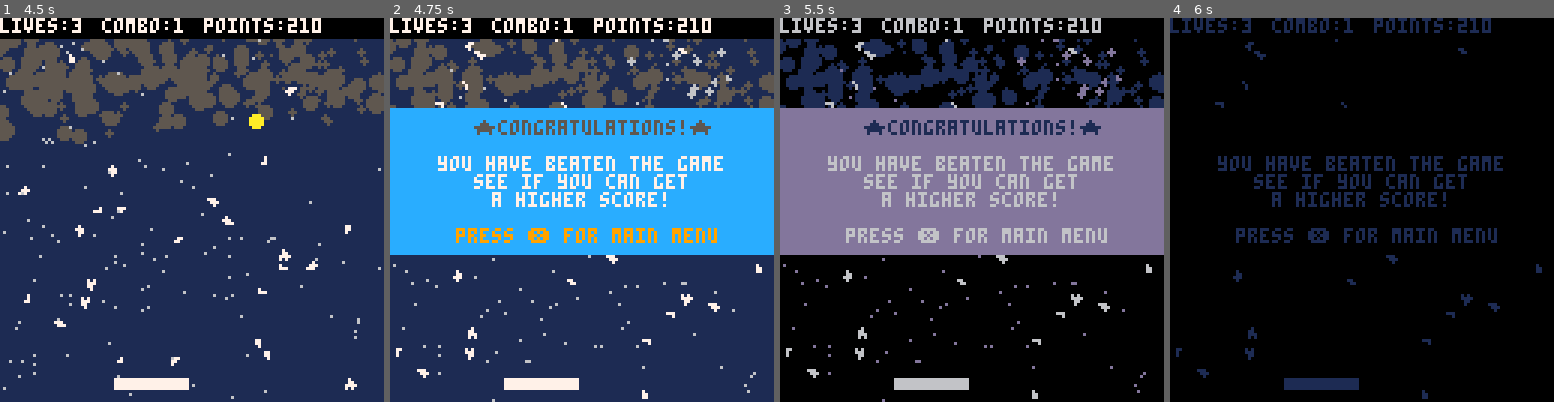
Above: before the commit, frames 1-4 (left to right).
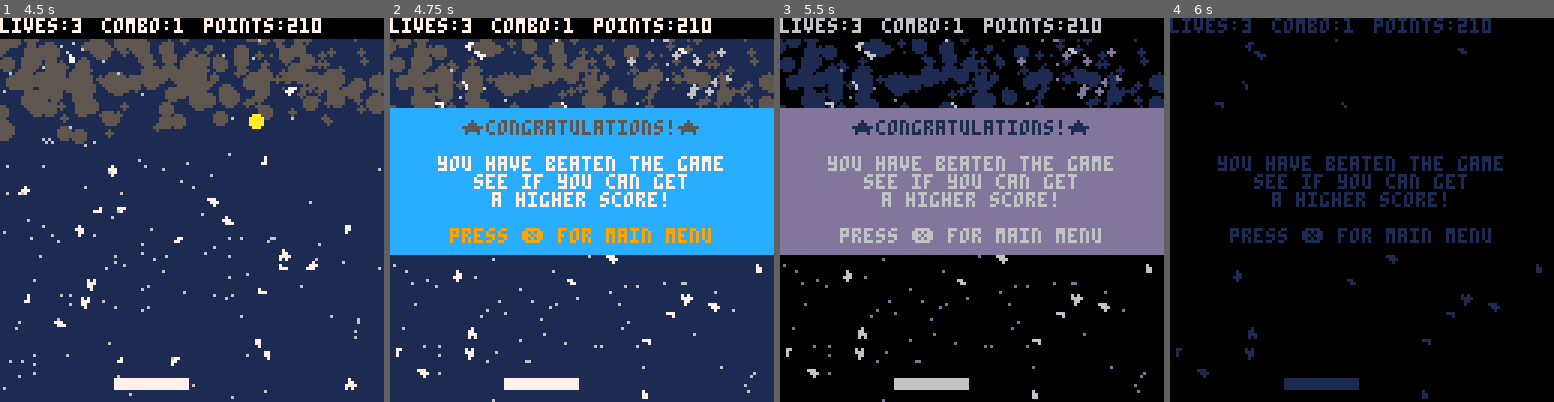
Above: after the commit, the same moments.

Repository: CaseyNord/Pico-8-Hero
Game: PICO-8 cartridge mybreakout.p8
Two runs of this game, one before a commit and one after it. Both use one fixed random seed, a clock stepped at 60 frames per second and the inputs below.
Inputs:
- Up to frame 1 (4.5 s): tap X (X key) at 0.33, 1.07, 1.85, 2.97, 4.08 s; tap O (Z key) at 0.7, 1.7, 2.1, 2.5, 2.9, 3.3, 3.7, 4.1 s; hold Right 1.6-2.1 s; hold Up 2.15-2.42 s; hold Right 2.47-3.03 s; hold Left 3.08-3.58 s; hold Down 3.63-3.97 s; hold Right from 4.02 s (still down)
- Up to frame 2 (4.75 s): tap O (Z key) at 4.5 s; release Right at 4.68 s; hold Up from 4.73 s (still down)
- Up to frame 3 (5.5 s): tap O (Z key) at 4.9, 5.3 s; release Up at 5.03 s; hold Left from 5.08 s (still down); tap X (X key) at 5.2 s
- Up to frame 4 (6 s): release Left at 5.68 s; tap O (Z key) at 5.7 s; hold Down from 5.73 s (still down)

Frame 1 is identical in both runs. In frame 2, 2.0% of the frame differs, in the area x 15-86%, y 26-59%; in frame 3, 2.0%; in frame 4, 1.1%.

Commit message:
refactoring high score code; fixing cprint()

Diff:
--- a/mybreakout.p8
+++ b/mybreakout.p8
@@ -74,10 +74,10 @@
 	high_score_x=128
 	high_score_dx=128
 	log_high_score=false
-	initial_confirm=false
+	confirm_initials=false
 
 	initials={1,1,1}
-	initial_select=0
+	select_initial=0
 
 	level={
 		--x = empty space
@@ -317,54 +317,54 @@
 		if log_high_score then -- show high score interface
 			if btnp(0) then --move cursor left
 				sfx(17)
-				if initial_confirm then
+				if confirm_initials then
 					sfx(19)
-					initial_confirm=false
+					confirm_initials=false
 				end
-				initial_select-=1
-				if initial_select<1 then
-					initial_select=3 --todo: initial_select can be initial_index?
+				select_initial-=1
+				if select_initial<1 then
+					select_initial=3 --todo: select_initial can be initial_index?
 				end
 			end
 			if btnp(1) then --move cursor right
 				sfx(17)
-				if initial_confirm then
+				if confirm_initials then
 					sfx(19)
-					initial_confirm=false
+					confirm_initials=false
 				end
-				initial_select+=1
-				if initial_select>3 then
-					initial_select=1
+				select_initial+=1
+				if select_initial>3 then
+					select_initial=1
 				end
 			end
 			if btnp(2) then -- advance chars backward
 				sfx(16)
-				if initial_confirm then
+				if confirm_initials then
 					sfx(19)
-					initial_confirm=false
+					confirm_initials=false
 				end
-				initials[initial_select]-=1
-				if initials[initial_select]<1 then
-					initials[initial_select]=#high_score_chars
+				initials[select_initial]-=1
+				if initials[select_initial]<1 then
+					initials[select_initial]=#high_score_chars
 				end
 			end
 			if btnp(3) then -- advance chars forward
 				sfx(16)
-				if initial_confirm then
+				if confirm_initials then
 					sfx(19)
-					initial_confirm=false
+					confirm_initials=false
 				end
-				initials[initial_select]+=1
-				if initials[initial_select]>#high_score_chars then
-					initials[initial_select]=1
+				initials[select_initial]+=1
+				if initials[select_initial]>#high_score_chars then
+					initials[select_initial]=1
 				end
 			end
 			if btnp(4) then
 				sfx(19)
-				initial_confirm=false
+				confirm_initials=false
 			end
 			if btnp(5) then
-				if initial_confirm then
+				if confirm_initials then
 					add_high_score(player.points,initials[1],initials[2],initials[3])
 					save_high_score()
 					gameover_countdown=80
@@ -372,7 +372,7 @@
 					sfx(15)
 				else
 					sfx(18)
-					initial_confirm=true
+					confirm_initials=true
 				end
 			end
 		else -- show standard end screen
@@ -689,44 +689,38 @@
 	print("press ❎ to restart",28,57,blink_green)
 end
 
---todo
-function cprint(_string,_y,_col)
-	local _x=(128-#_string*4)*0.5
-	print(_string,_x,_y,_col)
-end
-
 function draw_win()
 	if log_high_score then
 		-- one so transition to high score input
 		local _y=30
 		rectfill(0,_y,128,_y+60,12)
-		cprint("★congratulations!★",_y+4,5)
+		cprint("★congratulations!★",_y+4,5,2)
 		cprint("you have beaten the game",_y+16,7)
 		cprint("and earned a high score!",_y+22,7)
 		cprint("enter your initials",_y+28,7)
 		local _colors={7,7,7} -- set colors of initials
-		if initial_confirm then
+		if confirm_initials then
 			_colors={blink_orange,blink_orange,blink_orange}
 		else
-			_colors[initial_select]=blink_orange -- blink selected initial
-		end
-		print(high_score_chars[initials[1]],60,_y+40,_colors[1])
-		print(high_score_chars[initials[2]],64,_y+40,_colors[2])
-		print(high_score_chars[initials[3]],68,_y+40,_colors[3])
-		if initial_confirm then
-			cprint("press ❎ to confirm",_y+52,blink_orange)
+			_colors[select_initial]=blink_orange -- blink selected initial
+		end
+		print(high_score_chars[initials[1]],59,_y+40,_colors[1])
+		print(high_score_chars[initials[2]],63,_y+40,_colors[2])
+		print(high_score_chars[initials[3]],67,_y+40,_colors[3])
+		if confirm_initials then
+			cprint("press ❎ to confirm",_y+52,blink_orange,1)
 		else
-			cprint("press ⬅️➡️❎🅾️ to set",_y+52,6)
+			cprint("press ⬅️➡️❎🅾️ to set",_y+52,6,4)
 		end
 	else
 		-- won but no high score
 		local _y=30
 		rectfill(0,_y,128,_y+48,12)
-		cprint("★congratulations!★",_y+4,5)
+		cprint("★congratulations!★",_y+4,5,2)
 		cprint("you have beaten the game",_y+16,7)
 		cprint("see if you can get",_y+22,7)
 		cprint("a higher score!",_y+28,7)
-		cprint("press ❎ for main menu",_y+40,blink_orange)
+		cprint("press ❎ for main menu",_y+40,blink_orange,1)
 	end
 end
 
@@ -856,7 +850,7 @@
 	gameover_countdown=60
 	blink_frame=0 --resetting this prevents a green frame from appearing
 	blink_speed=6
-	reset_high_score_highlight()
+	reset_high_score_highlight(true)
 end
 
 function win_game()
@@ -868,10 +862,10 @@
 	--check if player earned high score
 	if player.points>high_score[5] then
 		log_high_score=true
-		initial_select=1 --make sure cursor starts on first char
+		select_initial=1 --make sure cursor starts on first char
 	else
 		log_high_score=false
-		reset_high_score_highlight()
+		reset_high_score_highlight(true)
 	end
 end
 
@@ -1683,6 +1677,35 @@
 end
 
 -->8
+-- ui --
+
+function cprint(_string,_y,_col,_spec_chars)
+	local _offset=_spec_chars or 0
+	_offset*=2
+	local _x=(128-#_string*4)*0.5
+	print(_string,_x-_offset,_y,_col)
+end
+
+function print_high_score(_x)
+	rectfill(_x+29,8,_x+99,16,8)
+	print("high scores",_x+43,10,7)
+	for i=1,5 do
+		--rank
+		print(i.." - ",_x+30,14+7*i,1)
+		--name
+		local _color=7
+		if high_score_highlight[i] then
+			_color=blink_white
+		end
+		local _name=high_score_chars[ini1[i]]..high_score_chars[ini2[i]]..high_score_chars[ini3[i]]
+		print(_name,_x+45,14+7*i,_color)
+		--score
+		local _score=" "..high_score[i]
+		print(_score,_x+100-(#_score*4),14+7*i,_color)
+	end
+end
+
+
 -- high score --
 
 function add_high_score(_score,_c1,_c2,_c3)
@@ -1690,41 +1713,27 @@
 	add(ini1,_c1)
 	add(ini2,_c2)
 	add(ini3,_c3)
-	for i=1,#high_score_highlight do
-		high_score_highlight[i]=false
-	end
+	reset_high_score_highlight()
 	add(high_score_highlight,true)
 	sort_high_score()
-end
-
-function reset_high_score_highlight()
-	for i=1,#high_score_highlight do
-		high_score_highlight[i]=false
-	end
-	high_score_highlight[1]=true
 end
 
 function sort_high_score()
 	for i=1,#high_score do
 		local j=i
 		while j>1 and high_score[j-1]<high_score[j] do
-			high_score[j],high_score[j-1]=high_score[j-1],high_score[j]
-			ini1[j],ini1[j-1]=ini1[j-1],ini1[j]
-			ini2[j],ini2[j-1]=ini2[j-1],ini2[j]
-			ini3[j],ini3[j-1]=ini3[j-1],ini3[j]
-			high_score_highlight[j],high_score_highlight[j-1]=high_score_highlight[j-1],high_score_highlight[j]
-			j=j-1
-		end
-	end
-end
-
-function reset_high_score()
-	--create default data
-	high_score={10,300,200,400,1000}
-	ini1={5,3,4,2,1}
-	ini2={5,3,4,2,1}
-	ini3={5,3,4,2,1}
-	save_high_score()
+			swap_entries(high_score,j)
+			swap_entries(ini1,j)
+			swap_entries(ini2,j)
+			swap_entries(ini3,j)
+			swap_entries(high_score_highlight,j)
+			j-=1
+		end
+	end
+end
+
+function swap_entries(_table,_i)
+	_table[_i],_table[_i-1]=_table[_i-1],_table[_i]
 end
 
 function save_high_score()
@@ -1752,30 +1761,29 @@
 			_slot+=4
 		end
 		sort_high_score()
-		reset_high_score_highlight()
+		reset_high_score_highlight(true)
 	else
 		--file must be empty so...
 		reset_high_score()
 	end
 end
 
-function print_high_score(_x)
-	rectfill(_x+29,8,_x+99,16,8)
-	print("high scores",_x+43,10,7)
-	for i=1,5 do
-		--rank
-		print(i.." - ",_x+30,14+7*i,1)
-		--name
-		local _color=7
-		if high_score_highlight[i] then
-			_color=blink_white
-		end
-		local _name=high_score_chars[ini1[i]]..high_score_chars[ini2[i]]..high_score_chars[ini3[i]]
-		print(_name,_x+45,14+7*i,_color)
-		--score
-		local _score=" "..high_score[i]
-		print(_score,_x+100-(#_score*4),14+7*i,_color)
-	end
+function reset_high_score_highlight(_first_entry)
+	for i=1,#high_score_highlight do
+		high_score_highlight[i]=false
+	end
+	if _first_entry then
+		high_score_highlight[1]=true
+	end
+end
+
+function reset_high_score()
+	--create default data
+	high_score={10,300,200,400,1000}
+	ini1={5,3,4,2,1}
+	ini2={5,3,4,2,1}
+	ini3={5,3,4,2,1}
+	save_high_score()
 end
 
 __gfx__
